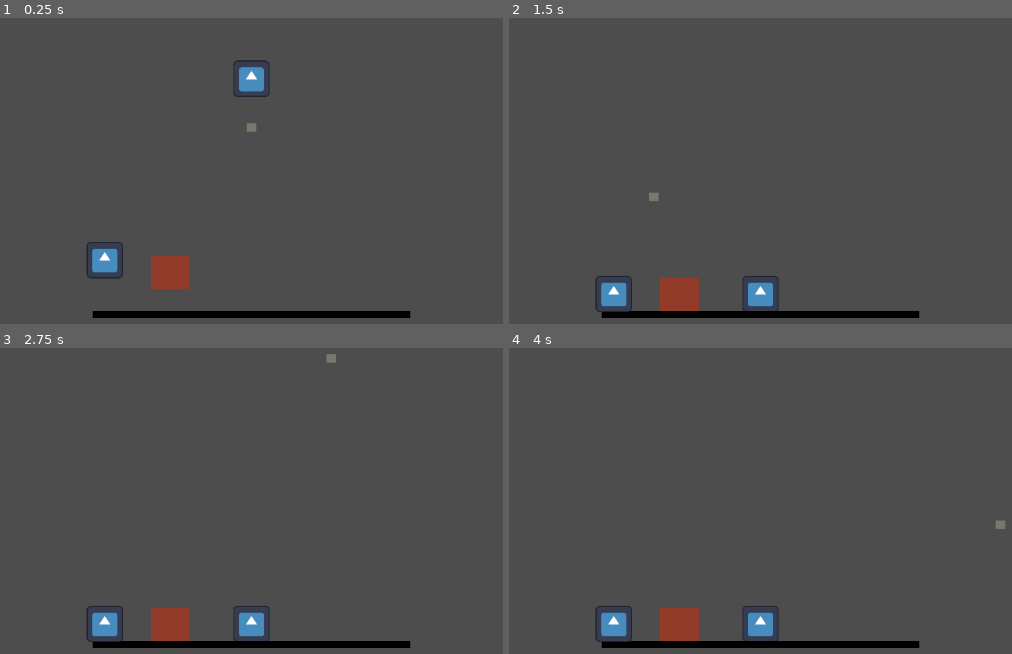
Above: before the commit, frames 1-4 (two rows, left to right).
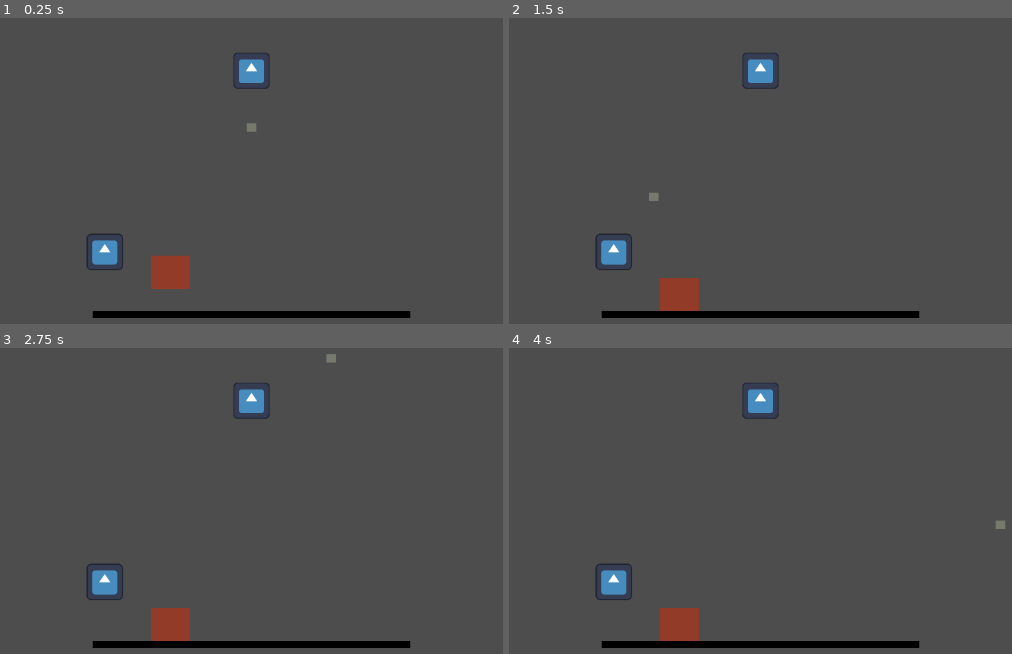
Above: after the commit, the same moments.

Repository: pradoh97/horde
Game: Godot game, scene res://level.tscn
Same seed, same stepped clock (60 frames per second), same inputs: the game is played once before the commit and once after it. The engine's default icon, where the game draws it, is replaced by a stand-in: a white triangle on a blue panel in a dark square.
Inputs (mouse positions are in pixels of both pictures, inside the frame that each line leads up to):
- Up to frame 1 (0.25 s): no input
- Up to frame 2 (1.5 s): move the mouse to (936, 103) at 0.52 s; press the mouse at (936, 103) at 0.53 s; release the mouse at (936, 103) at 1.25 s; drag from (599, 149) to (760, 290) at 1.27 s
- Up to frame 3 (2.75 s): tap Enter at 2 s; move the mouse to (331, 360) at 2.02 s; press the mouse at (331, 360) at 2.03 s
- Up to frame 4 (4 s): release the mouse at (840, 360) at 2.75 s; tap Space at 2.75 s; drag from (720, 546) to (614, 623) at 2.77 s; tap Enter at 3.5 s; move the mouse to (1001, 525) at 3.52 s; press the mouse at (1001, 525) at 3.53 s

The runs differ from the first frame. In frame 1, 0.9% of the frame differs, in the area x 17-54%, y 11-86%; in frame 2, 2.1%, in the area x 17-54%, y 11-97%; in frame 3, 2.1%; in frame 4, 2.1%.
Error in both runs: Cannot call method 'reparent' on a null value. (res://experimental/army_leader/army.gd:23)

Commit message:
Make minion speed up if left behind

Diff:
--- a/experimental/army_leader/minion.gd
+++ b/experimental/army_leader/minion.gd
@@ -1,15 +1,23 @@
 extends CharacterBody2D
 class_name MinionExperimental
 
+@export var ignore_gravity: bool = true
 @export var max_speed = 600.0
+@export var max_speed_left_behind: float = 800.0
 @export var acceleration: float = 100.0
 @export var deceleration_factor: float = 0.025
 @export var full_stop_speed: float = 40
+@export var distance_treshold: float = 700.0
+
+var left_behind: bool = false
 var is_leading: bool = false
 var leader: MinionExperimental = null
 var following_orders: bool = false
 var reached_destination: bool = false
 var army: Army = null
+var last_direction: Vector2 = Vector2.ZERO
+var direction_counter: int = 0
+var executions_until_next_direction_count: int = 40
 
 func _physics_process(delta):
 	if following_orders and not reached_destination:
@@ -18,22 +26,53 @@
 			leader_direction = (leader.global_position - global_position).normalized()
 		else:
 			leader_direction = (get_global_mouse_position() - global_position).normalized()
+
+		# Accomodate any left behind minion
+		direction_counter += 1
+		if direction_counter >= executions_until_next_direction_count:
+			direction_counter = 0
+			if last_direction != leader_direction and not is_leading and global_position.distance_to(leader.global_position) >= distance_treshold:
+				left_behind = true
+				velocity = leader.velocity
+			else:
+				left_behind = false
+			last_direction = leader_direction
 		velocity += acceleration * leader_direction
 
+	# Caps the velocity if it's already at max. Makes the minion go faster to reach the group if left behind
 	if velocity.x >= max_speed:
-		velocity.x = max_speed
+		if left_behind:
+			velocity.x = max_speed_left_behind
+		else:
+			velocity.x = max_speed
 	if velocity.x <= -max_speed:
-		velocity.x = -max_speed
-	if velocity.y <= -max_speed and following_orders:
-		velocity.y = -max_speed
+		if left_behind:
+			velocity.x = -max_speed_left_behind
+		else:
+			velocity.x = -max_speed
+	if velocity.y <= -max_speed and (following_orders or ignore_gravity):
+		if left_behind:
+			velocity.y = -max_speed_left_behind
+		else:
+			velocity.y = -max_speed
+	if ignore_gravity and velocity.y >= max_speed:
+		if left_behind:
+			velocity.y = max_speed_left_behind
+		else:
+			velocity.y = max_speed
 
+	# Stops the minion
 	if not following_orders or reached_destination:
 		velocity.x = lerp(velocity.x, 0.0, deceleration_factor)
 		if velocity.x <= full_stop_speed and velocity.x > 0 or velocity.x >= -full_stop_speed and velocity.x < 0:
 			velocity.x = 0
+		if ignore_gravity:
+			velocity.y = lerp(velocity.y, 0.0, deceleration_factor)
+			if velocity.y <= full_stop_speed and velocity.y > 0 or velocity.y >= -full_stop_speed and velocity.y < 0:
+				velocity.y = 0
 
 	# Add the gravity.
-	if not is_on_floor():
+	if not is_on_floor() and not ignore_gravity:
 		var gravity_modifier = 1
 		if following_orders:
 			if reached_destination:
